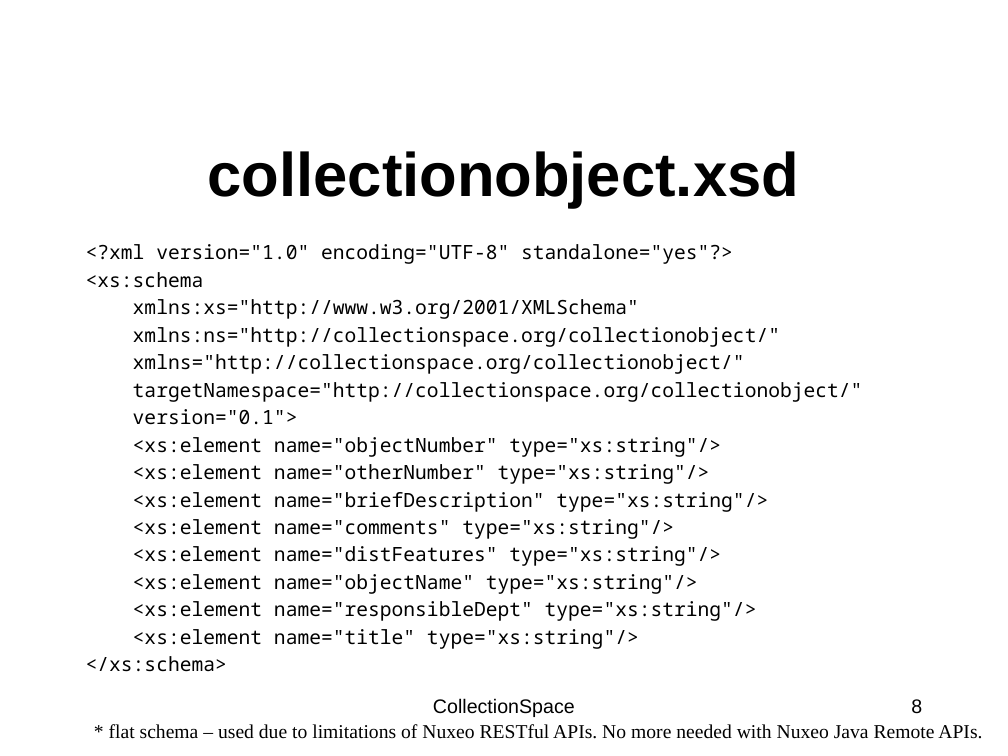
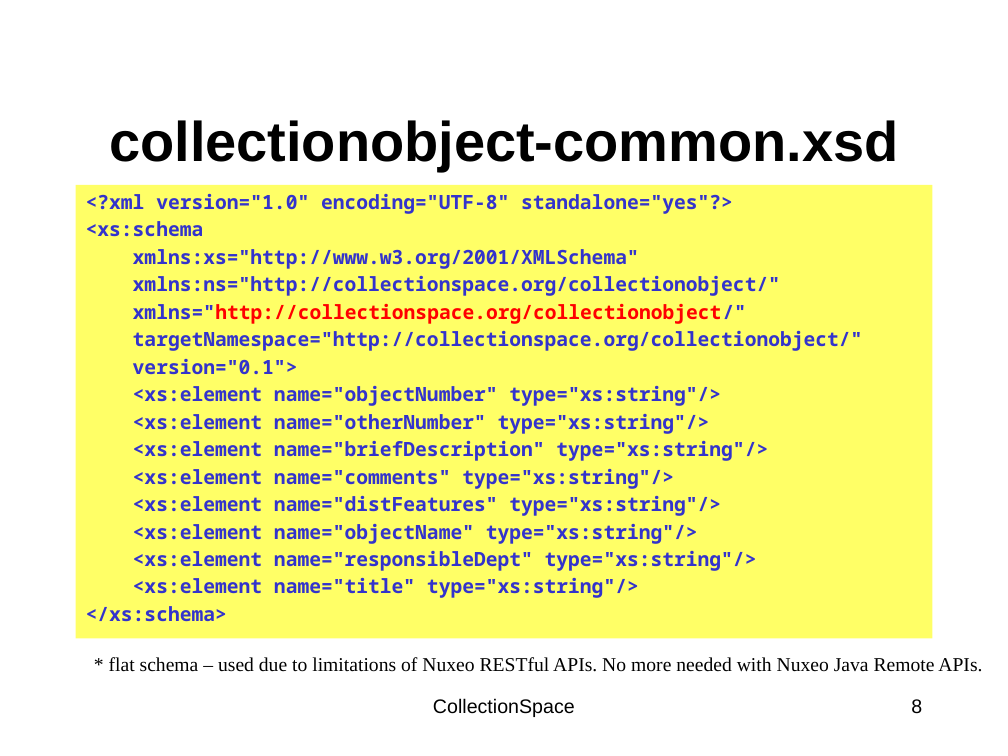
Before and after one commit to walkerart/services, a slide deck: slide 8 of docs/allteam-061409-toronto/Toronto_BehindTheScenes.pptx. Drawn at 1008x756 pixels with LibreOffice and Linux fonts; fonts in the diff are those of the drawing; background and template pictures are left out. Boxes give left, top, right and bottom in pixels: in the first picture for what was removed or moved away, otherwise in the second. Text is boxed around its words. In the diff, an @@ line names an element or a change of style, - is before the commit and + after.

```diff
--- a/docs/allteam-061409-toronto/Toronto_BehindTheScenes.pptx
+++ b/docs/allteam-061409-toronto/Toronto_BehindTheScenes.pptx
@@ title at (109,120,898,170): text changed; size 44 to 40 pt @@
-collectionobject.xsd
+collectionobject-common.xsd
@@ text "<?xml version="1.0" encoding="UTF-8" standalone="yes"?>": place and size @@
-text "<?xml version="1.0" encoding="UTF-8" standalone="yes"?>" at (86,244,863,672)
+text "<?xml version="1.0" encoding="UTF-8" standalone="yes"?>" at (76,184,932,638)
@@ text "<?xml version="1.0" encoding="UTF-8" standalone="yes"?>" at (76,184,932,638): text colour #000000 to #3333CC, bold on; text colour #000000 to #FF0000 in "xmlns="http://collectionspace.org/collectionobject/""; fill none to #FFFF66 @@
@@ text "* flat schema – used ...": place and size @@
-text "* flat schema – used ..." at (109,724,982,739)
+text "* flat schema – used ..." at (109,657,982,672)
```
Also in this commit, not shown: 10 other slides changed, 2 slides added, 1 slide removed.
